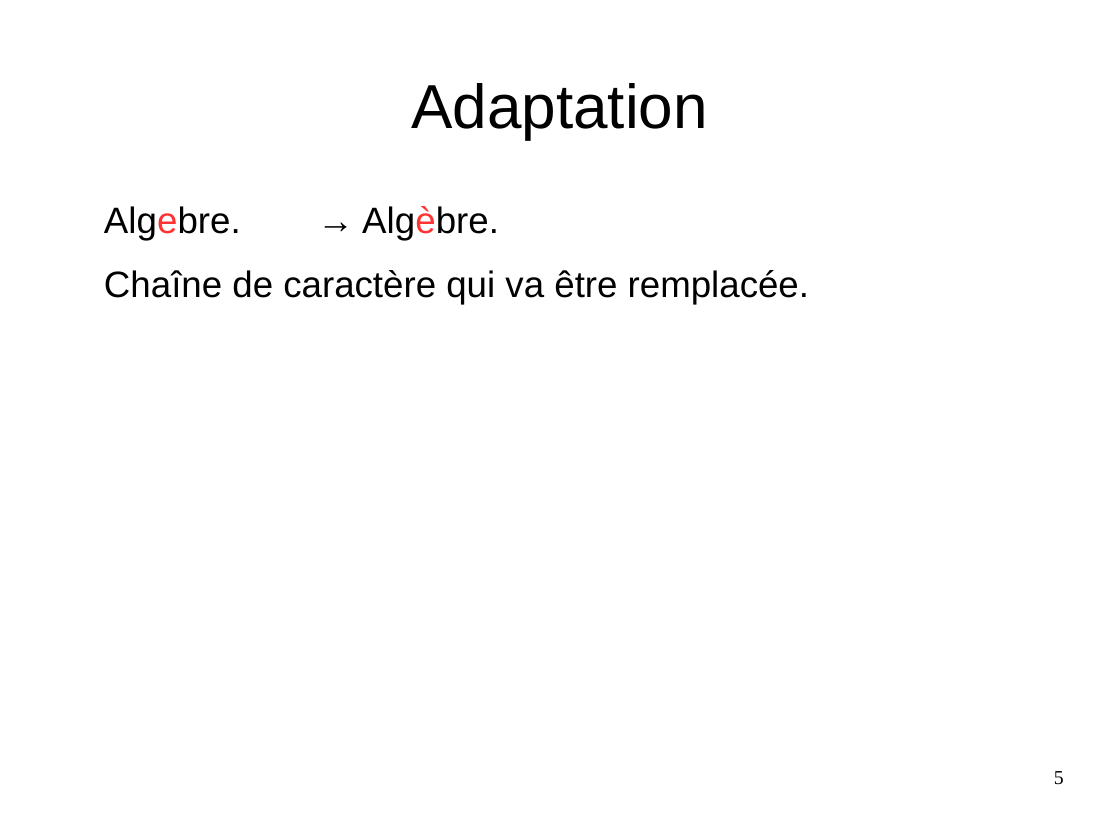
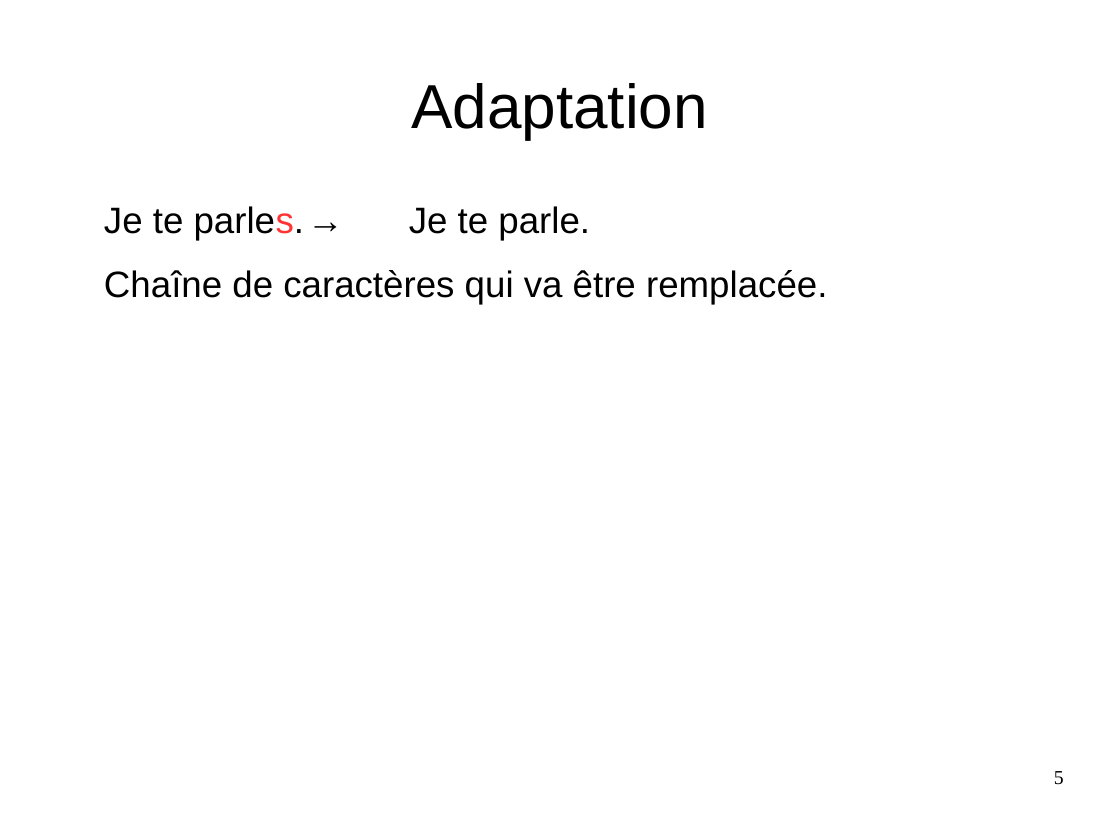
Before and after one commit to Sle3pingForest/StageL3, a slide deck: slide 5 of RapportAndre/Pres.odp. Drawn at 1120x840 pixels with LibreOffice and Linux fonts; fonts in the diff are those of the drawing. Boxes give left, top, right and bottom in pixels: in the first picture for what was removed or moved away, otherwise in the second. Text is boxed around its words. In the diff, an @@ line names an element or a change of style, - is before the commit and + after.

```diff
--- a/RapportAndre/Pres.odp
+++ b/RapportAndre/Pres.odp
@@ text at (x1=104, y1=206, x2=827, y2=304): text changed @@
-Algebre. → Algèbre.
-Chaîne de caractère qui va être remplacée.
+Je te parles. → Je te parle.
+Chaîne de caractères qui va être remplacée.
```
Also in this commit, not shown: 8 other slides changed, 2 slides added, 2 slides removed, 2 other files.
